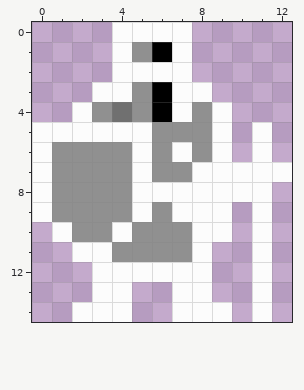
Pixel-art sprite: dat/various/hero.png. This is how it looked before the edit.
The file is 13x15 pixels. Pixels under 10% opacity are left out. Colours within 5 levels of each other are drawn and written as one.
The same view after the edit:
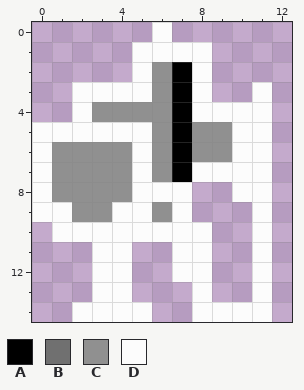
Palette (. is transparent): A #000000  B #707070  C #909090  D #fcfcfc
Edits made:
{"y":0,"x":4,"old":"DD","new":".."}
{"y":0,"x":7,"old":"D","new":"."}
{"y":1,"x":4,"old":"DCA","new":".DD"}
{"y":1,"x":8,"old":".","new":"D"}
{"y":2,"x":4,"old":"D","new":"."}
{"y":2,"x":6,"old":"DD.","new":"CAD"}
{"y":3,"x":2,"old":".","new":"D"}
{"y":3,"x":5,"old":"CAD","new":"DCA"}
{"y":3,"x":11,"old":".","new":"D"}
{"y":4,"x":4,"old":"B","new":"C"}
{"y":4,"x":6,"old":"ADC","new":"CAD"}
{"y":4,"x":10,"old":"..","new":"DD"}
{"y":5,"x":7,"old":"C","new":"A"}
{"y":5,"x":9,"old":"D.","new":"CD"}
{"y":6,"x":7,"old":"D","new":"A"}
{"y":6,"x":9,"old":"D.","new":"CD"}
{"y":7,"x":7,"old":"C","new":"A"}
{"y":7,"x":12,"old":"D","new":"."}
{"y":8,"x":8,"old":"DD","new":".."}
{"y":9,"x":1,"old":"C","new":"D"}
{"y":9,"x":4,"old":"C","new":"D"}
{"y":9,"x":8,"old":"DD","new":".."}
{"y":10,"x":2,"old":"CC","new":"DD"}
{"y":10,"x":5,"old":"CCC","new":"DDD"}
{"y":10,"x":9,"old":"D","new":"."}
{"y":11,"x":2,"old":"D","new":"."}
{"y":11,"x":4,"old":"CCCC","new":"D..D"}
{"y":12,"x":5,"old":"DD","new":".."}
{"y":13,"x":7,"old":"D","new":"."}
{"y":14,"x":5,"old":".","new":"D"}
{"y":14,"x":7,"old":"D","new":"."}
{"y":14,"x":10,"old":".","new":"D"}
{"label":"changed","picture_box":[52,22,292,322]}
